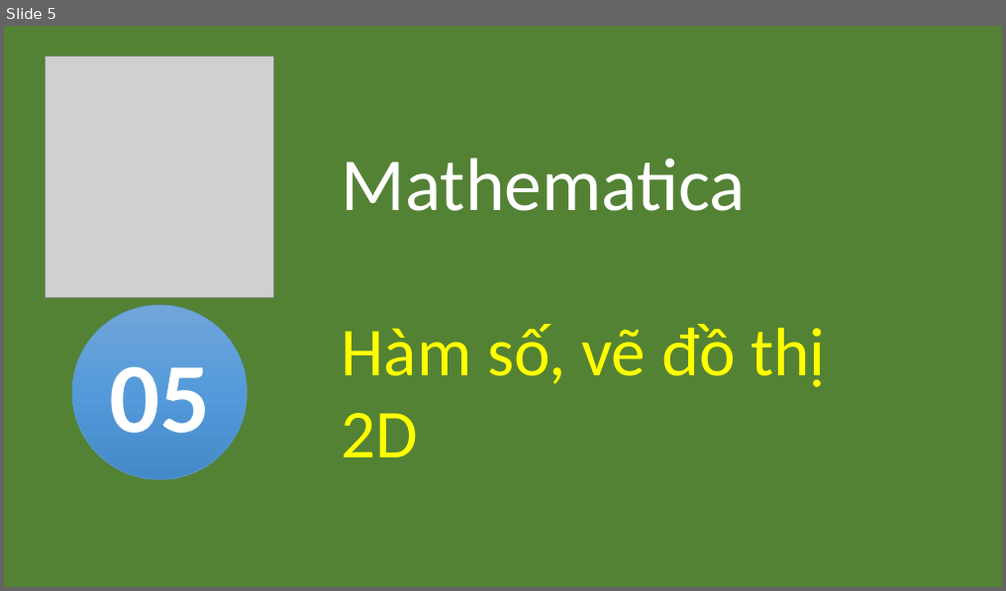
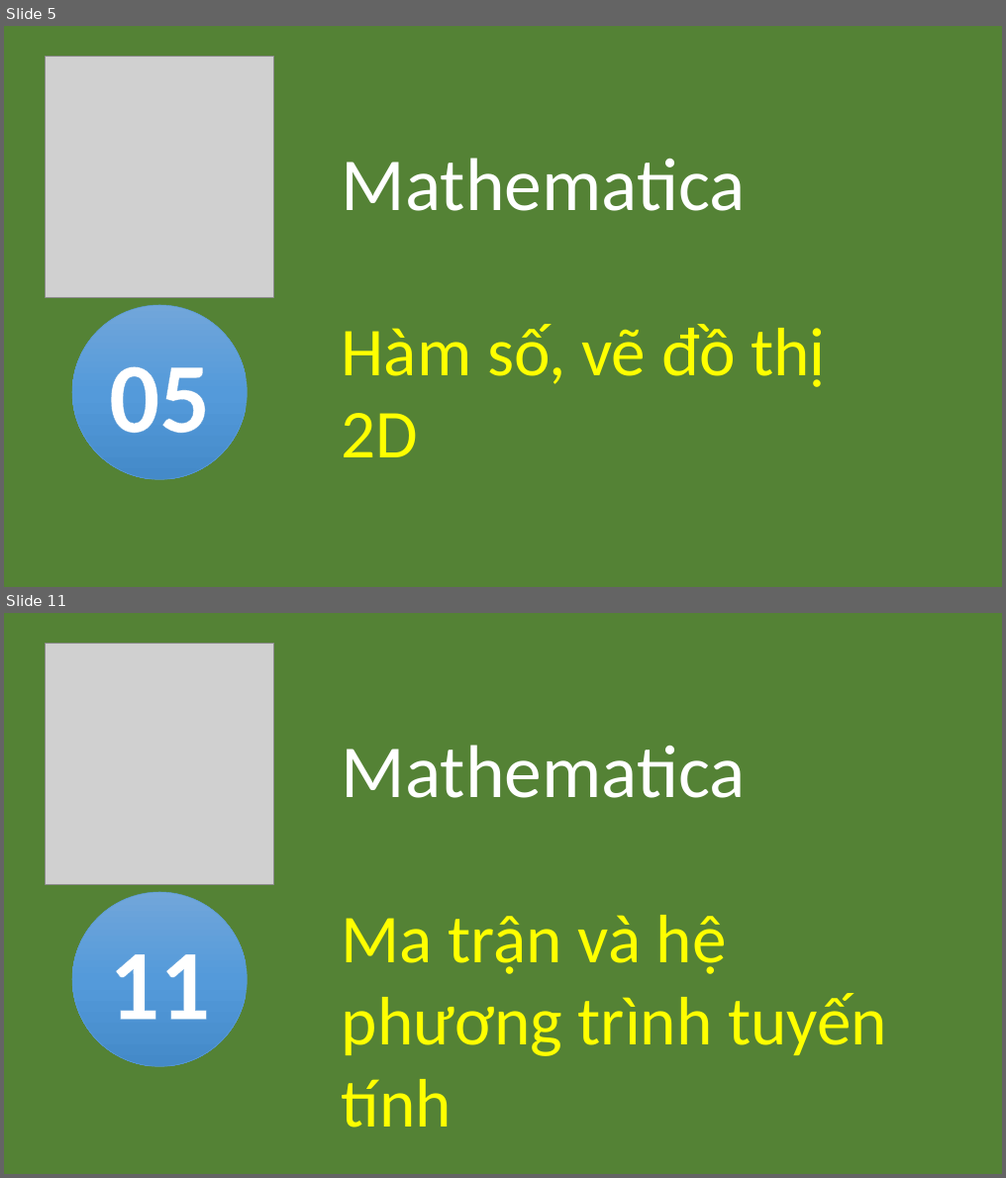
Before and after one commit to xuanthulabnet/mathematica, a slide deck: math-tutorial.pptx. Shown one above the other, each under a label of ours: slide 5 before the commit, slides 5 and 11 after it; the slides between them are not shown. The pictures are 1006x591 and 1006x1178 pixels, drawn with LibreOffice and Linux fonts; fonts in the diff are those of the drawing; grey boxes stand for pictures. Boxes give left, top, right and bottom in pixels: in the first picture for what was removed or moved away, otherwise in the second. Text is boxed around its words. In the diff, an @@ line names an element or a change of style, - is before the commit and + after.

```diff
--- a/math-tutorial.pptx
+++ b/math-tutorial.pptx
@@ slide 11 added at (4,613,1002,1174), background #FFFFFF @@
@@ rectangle added at (4,613,1002,1174), fill #548235 @@
@@ picture added at (46,643,274,884) @@
@@ text added at (342,745,887,1128), 66 pt, text #FFFF00 @@
+Mathematica
+Ma trận và hệ phương trình tuyến tính
@@ ellipse added at (72,892,247,1066), fill gradient #71A6DB to #559BDB to #448ACA, outline #5B9BD5 0.5 pt, 96 pt, text #FFFFFF, bold @@
+11
```
Also in this commit, not shown: 5 other slides added, 7 other files.
